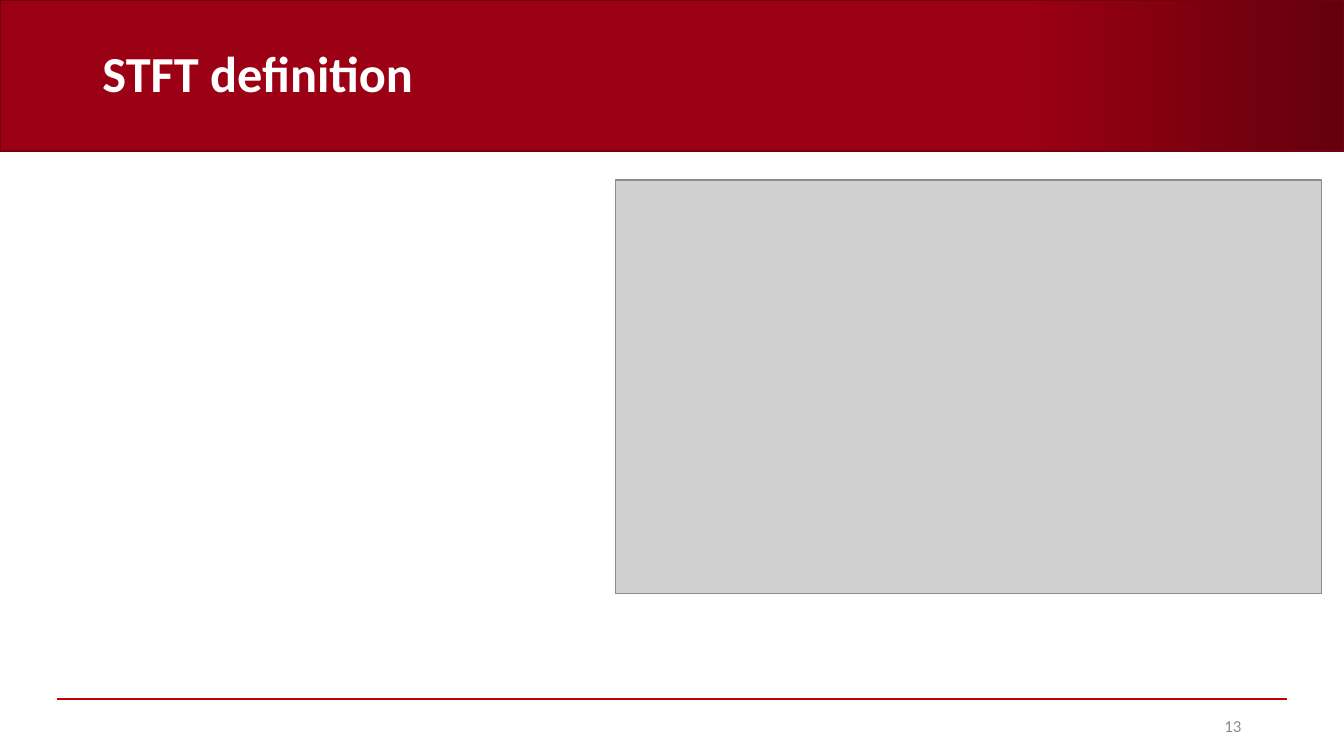
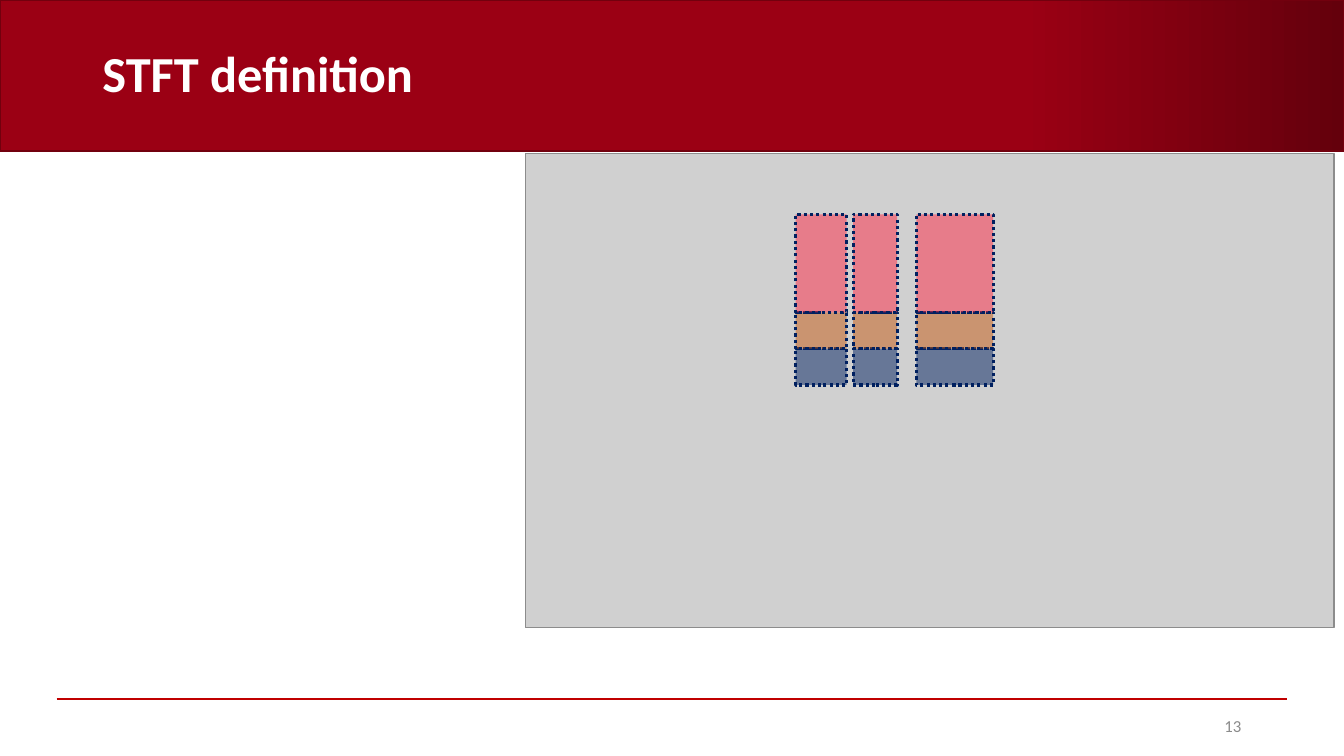
Before and after one commit to AndreaCorrado00/Tesi_magistrale_Corrado_Andrea, a slide deck: slide 13 of Documentation/10. Features and classification results V3.pptx. Drawn at 1344x756 pixels with LibreOffice and Linux fonts; fonts in the diff are those of the drawing; grey boxes stand for pictures; background and template pictures are left out. Boxes give left, top, right and bottom in pixels: in the first picture for what was removed or moved away, otherwise in the second. Text is boxed around its words. In the diff, an @@ line names an element or a change of style, - is before the commit and + after.

```diff
--- a/Documentation/10. Features and classification results V3.pptx
+++ b/Documentation/10. Features and classification results V3.pptx
@@ picture: place and size @@
-picture at (615, 180, 1322, 595)
+picture at (525, 154, 1335, 628)
@@ rectangle added at (796, 215, 847, 313), fill #FF2A45 at 50% opacity, outline #002060 2.25 pt dashed @@
@@ rectangle added at (853, 215, 897, 313), fill #FF2A45 at 50% opacity, outline #002060 2.25 pt dashed @@
@@ rectangle added at (917, 215, 993, 313), fill #FF2A45 at 50% opacity, outline #002060 2.25 pt dashed @@
@@ rectangle removed at (603, 240, 627, 257) @@
@@ rectangle added at (796, 313, 847, 349), fill #C55A11 at 50% opacity, outline #002060 2.25 pt dashed @@
@@ rectangle added at (853, 313, 897, 349), fill #C55A11 at 50% opacity, outline #002060 2.25 pt dashed @@
@@ rectangle added at (917, 313, 993, 349), fill #C55A11 at 50% opacity, outline #002060 2.25 pt dashed @@
@@ rectangle added at (796, 349, 847, 385), fill #002060 at 50% opacity, outline #002060 2.25 pt dashed @@
@@ rectangle added at (853, 349, 897, 385), fill #002060 at 50% opacity, outline #002060 2.25 pt dashed @@
@@ rectangle added at (917, 349, 993, 385), fill #002060 at 50% opacity, outline #002060 2.25 pt dashed @@
```
Also in this commit, not shown: 15 other slides changed, 5 slides added, 1 slide removed.
